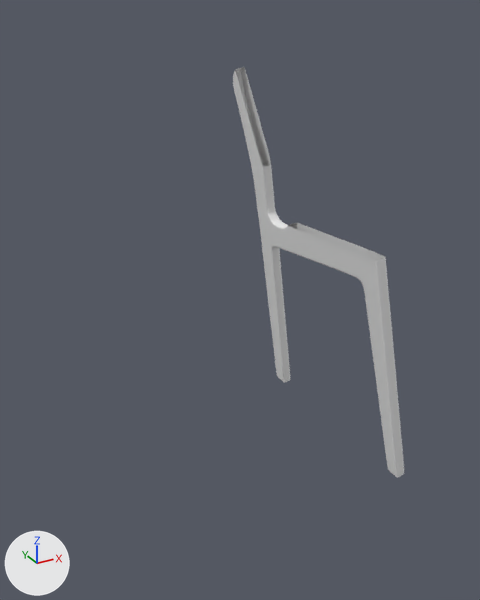
The Blender file low_poly_yt/untitled.blend, before and after one commit.
Rendered twice from a camera (50 mm lens) standing at (-2.71, -5.08, 4.27) and looking at (0.01, -0.12, 1.79). Every picture has the same lights, and +X, +Y and +Z are marked at lower left.
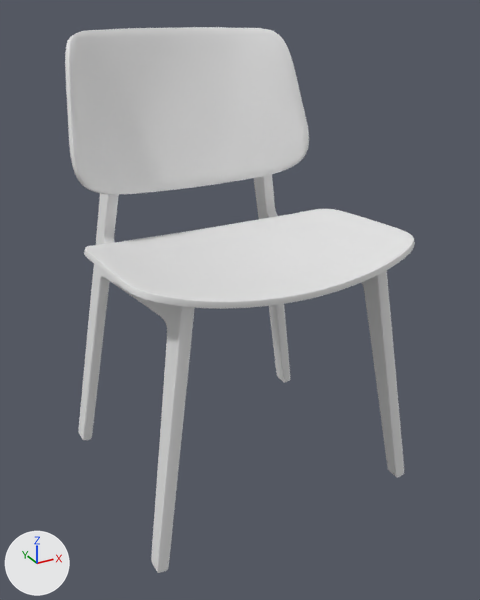
Diff of the bpy script that builds the scene:
```diff
--- a/low_poly_yt/untitled.blend.py
+++ b/low_poly_yt/untitled.blend.py
@@ me_plane_001 @@
+me_plane_001.from_pydata([(0.0, -1.15, -0.18), (0.96, -0.92, -0.04), (0.0, 1.06, -0.24), (0.97, 0.62, -0.11), (0.38, -1.12, -0.16), (0.41, 0.92, -0.2), (0.69, -1.06, -0.11), (0.76, 0.77, -0.16), (0.0, 0.58, -0.23), (0.97, 0.26, -0.08), (0.4, 0.53, -0.2), (0.75, 0.39, -0.15), (0.0, -0.63, -0.2), (0.98, -0.55, -0.05), (0.38, -0.59, -0.18), (0.72, -0.56, -0.11)], [], [(11, 9, 3, 7), (8, 10, 5, 2), (10, 11, 7, 5), (14, 15, 11, 10), (12, 14, 10, 8), (15, 13, 9, 11), (6, 1, 13, 15), (0, 4, 14, 12), (4, 6, 15, 14)])
+me_plane_001.polygons.foreach_set('use_smooth', [True] * 9)
@@ me_plane_002 @@
+me_plane_002.from_pydata(...)  # 20 vertices, 12 faces; spans x 0.0..1.24, y -0.918..0.527, z -0.731..0.001
+me_plane_002.polygons.foreach_set('use_smooth', [True] * 12)
@@ ob_cube @@
 _m = ob_cube.modifiers.new('Subdivision', 'SUBSURF')
 _m.render_levels = 3
+_m = ob_cube.modifiers.new('Mirror.001', 'MIRROR')
+_m.mirror_object = ob_seat
@@ ob_seat @@
+ob_seat = bpy.data.objects.new('seat', me_plane_001)
+ob_seat.location = (0.0, -0.21, 2.48)
+ob_seat.scale = (1.35, 0.933, 1.31)
+_m = ob_seat.modifiers.new('Mirror', 'MIRROR')
+_m.use_clip = True
+_m = ob_seat.modifiers.new('Subdivision', 'SUBSURF')
+_m.levels = 3
+_m.render_levels = 3
+_m = ob_seat.modifiers.new('Solidify', 'SOLIDIFY')
+_m.thickness = 0.04
+_m.offset = 1.0
+_m = ob_seat.modifiers.new('Bevel', 'BEVEL')
+_m.width = 0.002
+_m.width_pct = 0.002
+_m.segments = 2
+_m.angle_limit = 1.047
@@ ob_backside @@
+ob_backside = bpy.data.objects.new('backside', me_plane_002)
+ob_backside.location = (0.0, 0.59, 3.56)
+ob_backside.rotation_euler = (1.571, 0.0, 0.0)  # degrees (90, 0, 0)
+_m = ob_backside.modifiers.new('Mirror', 'MIRROR')
+_m.use_clip = True
+_m = ob_backside.modifiers.new('Subdivision', 'SUBSURF')
+_m.levels = 3
+_m.render_levels = 3
+_m = ob_backside.modifiers.new('Solidify', 'SOLIDIFY')
+_m.thickness = 0.05
+_m.offset = 1.0
+_m = ob_backside.modifiers.new('Bevel', 'BEVEL')
+_m.width = 0.002
+_m.width_pct = 0.002
```

Changed parts and their boxes [x1, y1, x2, y2] in the pictures (480 x 600 px):
'backside', added: after [65, 27, 309, 194]
'Cube', modifiers changed, reshaped: before [233, 67, 404, 477]; after [78, 174, 404, 573]
'seat', added: after [84, 209, 415, 309]
